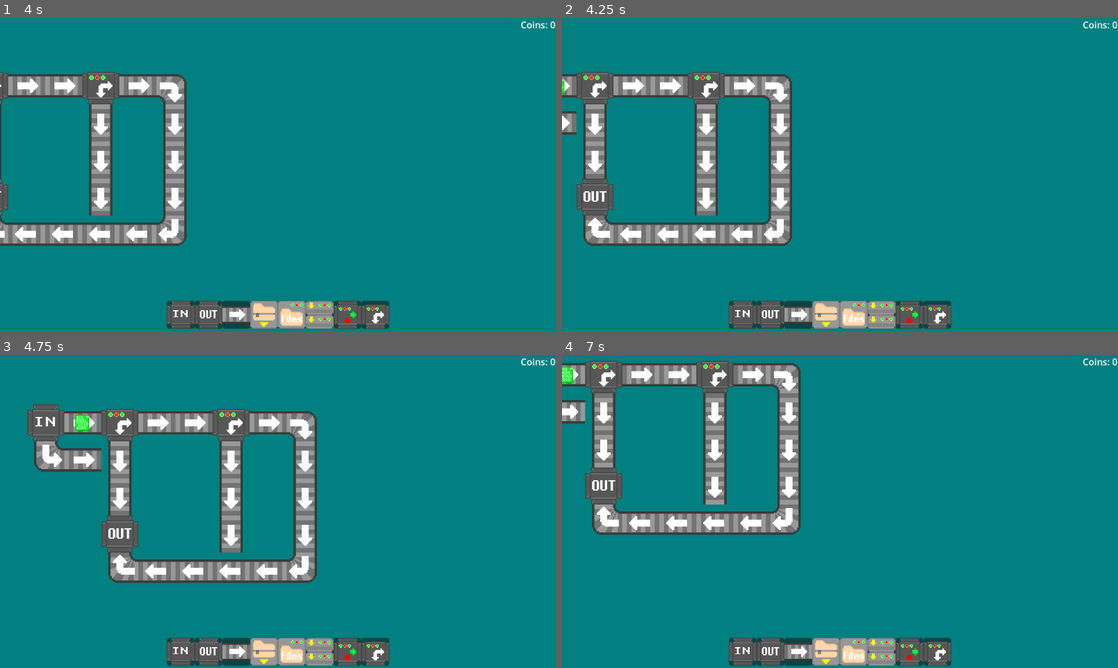
Above: before the commit, frames 1-4 (two rows, left to right).
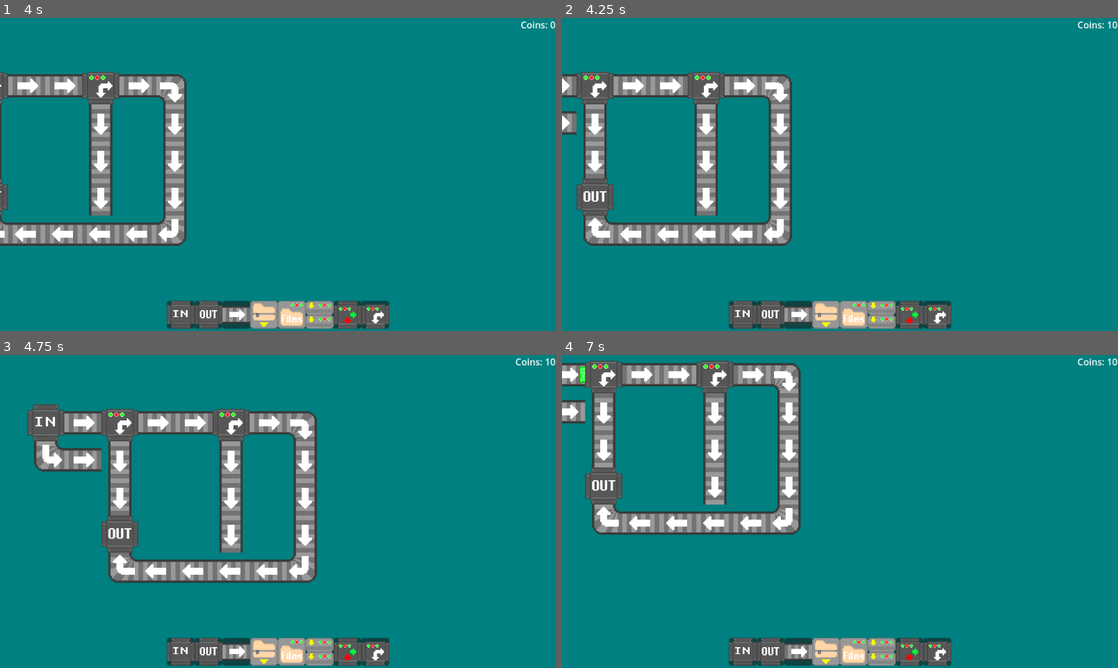
Above: after the commit, the same moments.

Repository: Birb-Games/gmtk-game-jam-2024
Game: Godot game, scene res://scenes/Root.tscn
Two runs of this game, one before a commit and one after it. Both use one fixed random seed, a clock stepped at 60 frames per second and the inputs below.
Inputs (mouse positions are in pixels of both pictures, inside the frame that each line leads up to):
- Up to frame 1 (4 s): move the mouse to (400, 158) at 0.52 s; press the mouse at (400, 158) at 0.53 s; hold D (right) 0.53-1.28 s; move the mouse to (166, 190) at 1.27 s; release the mouse at (166, 190) at 1.28 s; hold S (down) 1.28-2.03 s; click (166, 190) at 1.35 s; move the mouse to (333, 105) at 2.02 s; hold D (right) 2.03-2.78 s; hold Mouse wheel up (zoom_in) 2.03-2.78 s; click (333, 105) at 2.3 s; move the mouse to (250, 237) at 2.77 s; hold W (up) 2.78-3.53 s; tap Mouse wheel down (zoom_out) at 2.85 s; click (250, 237) at 3.05 s; move the mouse to (444, 221) at 3.52 s; press the mouse at (444, 221) at 3.53 s; hold A (left) from 3.53 s (still down)
- Up to frame 2 (4.25 s): keep holding A (left)
- Up to frame 3 (4.75 s): keep holding A (left); move the mouse to (111, 464) at 4.27 s; release the mouse at (111, 464) at 4.28 s; click (111, 464) at 4.35 s
- Up to frame 4 (7 s): move the mouse to (867, 511) at 5.02 s; release A (left) at 5.03 s; hold S (down) 5.03-5.78 s; hold Mouse wheel up (zoom_in) 5.03-5.78 s; click (867, 511) at 5.3 s; move the mouse to (756, 433) at 5.77 s; hold D (right) 5.78-6.53 s; tap Mouse wheel down (zoom_out) at 5.85 s; click (756, 433) at 6.05 s; move the mouse to (962, 495) at 6.52 s; press the mouse at (962, 495) at 6.53 s; hold W (up) from 6.53 s (still down)

Frame 1 is identical in both runs. In frame 2, 0.1% of the frame differs, in the area x 0-99%, y 1-25%; in frame 3, 0.2%; in frame 4, 0.3%, in the area x 0-99%, y 1-9%.
Error before the commit: Attempt to call function 'local_to_map' in base 'null instance' on a null instance. (res://scripts/root.gd:72)

Commit message:
fixed items not being able to detect top layer neighbors

Diff:
--- a/scripts/moveable_item.gd
+++ b/scripts/moveable_item.gd
@@ -70,8 +70,12 @@
 		var tiledata = bottom_tile_map.get_cell_tile_data(tile)
 		var conveyor_dir = get_conveyor_direction(tiledata)
 
-		if !tiledata:
-			blocked = true
+		if !tiledata: #check bottom, then top
+			tile = top_tile_map.get_neighbor_cell(current_tile, neighbor)
+			tiledata = top_tile_map.get_cell_tile_data(tile)
+			conveyor_dir = get_conveyor_direction(tiledata)
+			if !tiledata:
+				blocked = true
 
 		if !blocked and tiledata.get_custom_data("Type") == "conveyor" and conveyor_dir != direction:
 			blocked = true
@@ -94,8 +98,12 @@
 		var tiledata = bottom_tile_map.get_cell_tile_data(tile)
 		# var conveyor_dir = get_conveyor_direction(tiledata)
 
-		if !tiledata:
-			blocked = true
+		if !tiledata: #check bottom, then top
+			tile = top_tile_map.get_neighbor_cell(current_tile, neighbor)
+			tiledata = top_tile_map.get_cell_tile_data(tile)
+			#conveyor_dir = get_conveyor_direction(tiledata)
+			if !tiledata:
+				blocked = true
 
 		if !blocked and tiledata.get_custom_data("Type") == "conveyor_corner":
 			var current_id = current_bottom_tile_data.get_custom_data("alternate_id")
@@ -114,9 +122,6 @@
 func update_based_on_tile(): #TODO: add some sort of collision to items to allow for backups in the system
 	if !is_new_tile:
 		return
-
-	current_top_tile_data = top_tile_map.get_cell_tile_data(current_tile)
-	current_bottom_tile_data = bottom_tile_map.get_cell_tile_data(current_tile)
 
 	if !current_bottom_tile_data and !current_top_tile_data:
 		return
@@ -166,8 +171,11 @@
 	current_tile = top_tile_map.local_to_map(top_tile_map.to_local(item.position))
 	is_new_tile = item.position.round() == top_tile_map.to_global(top_tile_map.map_to_local(current_tile))
 
-	# if (!current_bottom_tile_data and !current_top_tile_data): #stops the item immediately if it leaves the tileset
-	# 	direction = Vector2i.ZERO
+	current_top_tile_data = top_tile_map.get_cell_tile_data(current_tile)
+	current_bottom_tile_data = bottom_tile_map.get_cell_tile_data(current_tile)
+
+	if (!current_bottom_tile_data and !current_top_tile_data): #stops the item immediately if it leaves the tileset
+		direction = Vector2i.ZERO
 
 	update_based_on_tile()
 
--- a/scripts/root.gd
+++ b/scripts/root.gd
@@ -36,11 +36,13 @@
 func add_top_tile(id: String, x: int, y: int) -> void:
 	if id == "in":
 		input_pipes.push_back(Vector2i(x, y))
+	$BottomTileMapLayer.erase_cell(Vector2i(x, y))
 	$TopTileMapLayer.set_cell(Vector2i(x, y), 0, tile_atlas_positions[id])
 
 func add_bottom_tile(id: String, x: int, y: int) -> void:
 	if id == "in":
 		input_pipes.push_back(Vector2i(x, y))
+	$TopTileMapLayer.erase_cell(Vector2i(x, y))
 	$BottomTileMapLayer.set_cell(Vector2i(x, y), 0, tile_atlas_positions[id])
 
 # Called when the node enters the scene tree for the first time.
@@ -69,7 +71,7 @@
 
 func _unhandled_input(event):
 	if (event.is_action_pressed("left_click")):
-		var pos=$TileMapLayer.local_to_map(get_global_mouse_position())
+		var pos=$TopTileMapLayer.local_to_map(get_global_mouse_position())
 		if ($HUD.get_selected() == "conveyor"):
 			add_bottom_tile($HUD.get_selected(), pos[0], pos[1])
 		elif ($HUD.get_selected() != ""):
